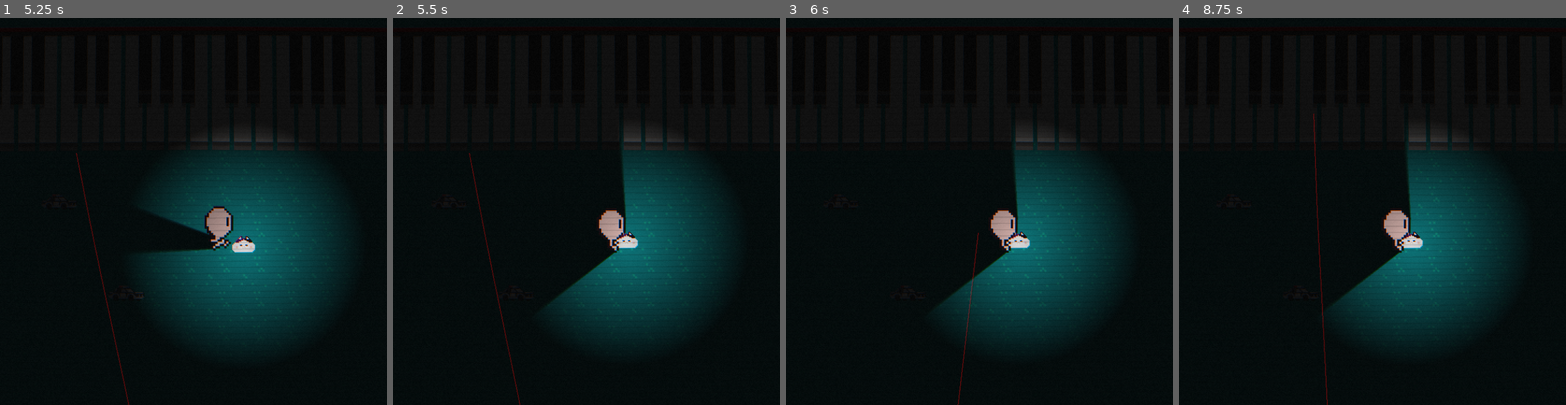
Above: before the commit, frames 1-4 (left to right).
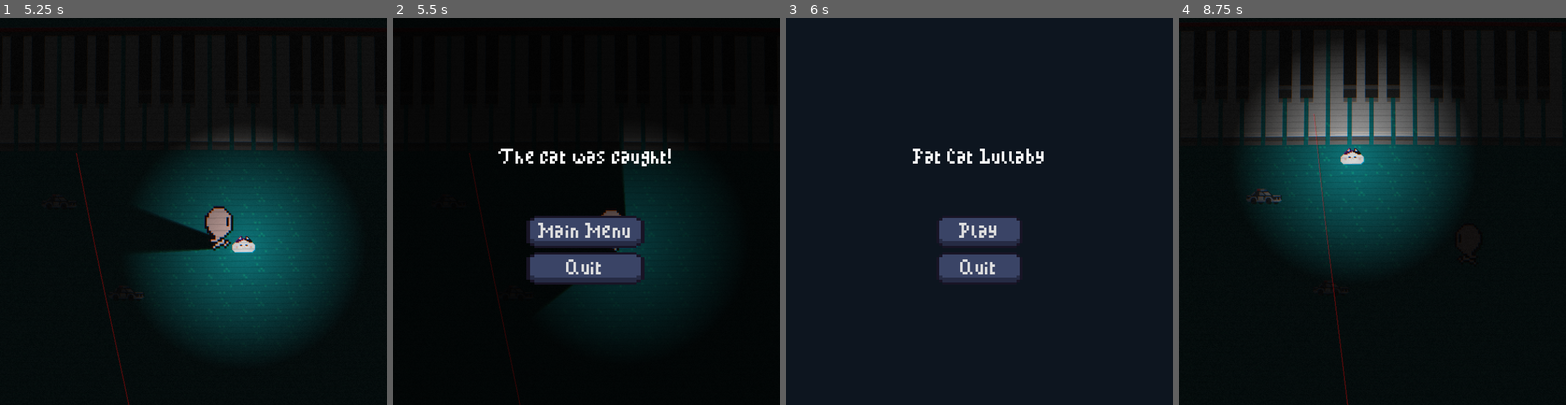
Above: after the commit, the same moments.

Repository: Sooshimi/fat-cat-lullaby
Game: Godot game, scene res://scenes/ui/main_menu.tscn
Same seed, same stepped clock (60 frames per second), same inputs: the game is played once before the commit and once after it.
Inputs (mouse positions are in pixels of both pictures, inside the frame that each line leads up to):
- Up to frame 1 (5.25 s): click "Play" at 0.5 s; tap Enter at 1.25 s; move the mouse to (278, 192) at 1.27 s; click (278, 192) at 1.35 s; tap Space (jump) at 1.52, 2.27, 3.77, 4.52 s; move the mouse to (116, 230) at 2.02 s; click (116, 230) at 2.1 s; move the mouse to (232, 126) at 2.77 s; click (232, 126) at 2.85 s; move the mouse to (174, 288) at 3.52 s; click (174, 288) at 3.6 s; move the mouse to (309, 269) at 4.27 s; click (309, 269) at 4.35 s; move the mouse to (77, 153) at 5.02 s; click (77, 153) at 5.1 s
- Up to frame 2 (5.5 s): tap Space (jump) at 5.27 s
- Up to frame 3 (6 s): click (979, 230) at 5.75 s, where only the run after the commit has a clickable "Main Menu"
- Up to frame 4 (8.75 s): click (1372, 230) at 6.5 s, where only the run after the commit has a clickable "Play"; tap Space (jump) at 7.25, 8.27 s; move the mouse to (1391, 211) at 7.27 s; click (1391, 211) at 7.35 s; move the mouse to (1314, 114) at 8.02 s; click (1314, 114) at 8.1 s

Frame 1 is identical in both runs. In frame 2, 13% of the frame differs, in the area x 19-84%, y 30-100%; in frame 3, 20%; in frame 4, 30%, in the area x 16-86%, y 6-100%.

Commit message:
Add game over

Diff:
--- a/scenes/fat_cat.gd
+++ b/scenes/fat_cat.gd
@@ -15,9 +15,12 @@
 @onready var jump_window : Node = $JumpWindow
 @onready var collision_shape : Node = $CollisionShape2D
 
+signal signal_game_over
+
 func _ready() -> void:
 	# Stop cat moving at first launch of game
 	target = global_position
+	signal_game_over.connect(get_parent().game_over)
 
 func _physics_process(delta) -> void:
 	if !Global.game_over && !Global.win:
@@ -76,3 +79,4 @@
 
 			if "Baby" in collision.get_collider().name:
 				Global.game_over = true
+				signal_game_over.emit()
--- a/scenes/level_1.gd
+++ b/scenes/level_1.gd
@@ -1,9 +1,11 @@
 extends Node
 
 @export var pause_menu : Control
+@export var game_over_menu : Control
 
 func game_over():
-	pass
+	game_over_menu.show()
+	Input.set_mouse_mode(Input.MOUSE_MODE_VISIBLE)
 
 func _unhandled_input(_event) -> void:
 	if !Global.game_over:
--- a/scenes/level_1.tscn
+++ b/scenes/level_1.tscn
@@ -36,9 +36,10 @@
 color_ramp = SubResource("Gradient_g0v1n")
 noise = SubResource("FastNoiseLite_g8skw")
 
-[node name="Level1" type="Node" node_paths=PackedStringArray("pause_menu")]
+[node name="Level1" type="Node" node_paths=PackedStringArray("pause_menu", "game_over_menu")]
 script = ExtResource("1_ddu6q")
 pause_menu = NodePath("CanvasLayer/PauseMenu")
+game_over_menu = NodePath("CanvasLayer/GameOver")
 
 [node name="CanvasModulate" type="CanvasModulate" parent="."]
 color = Color(0.0588235, 0.0588235, 0.0588235, 1)
--- a/scenes/ui/main_menu.gd
+++ b/scenes/ui/main_menu.gd
@@ -5,6 +5,7 @@
 func _on_play_pressed() -> void:
 	get_tree().change_scene_to_file("res://scenes/level_1.tscn")
 	Input.set_mouse_mode(Input.MOUSE_MODE_HIDDEN)
+	Global.game_over = false
 
 func _on_quit_pressed() -> void:
 	get_tree().quit()
